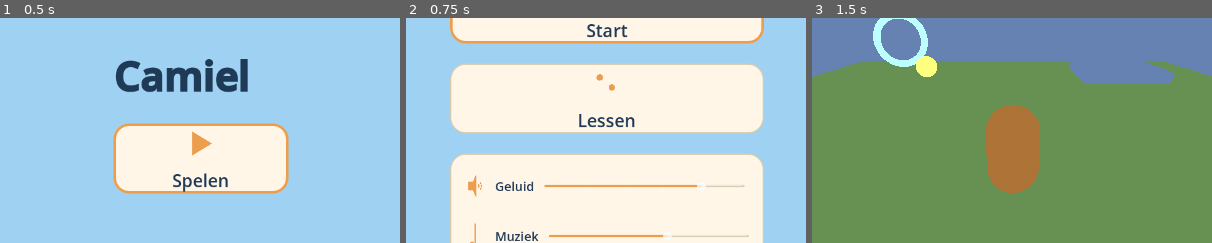
Above: before the commit, frames 1-3 (left to right).
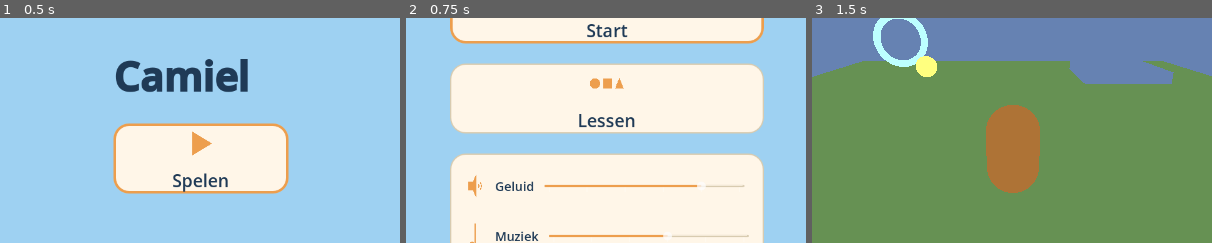
Above: after the commit, the same moments.

Repository: Euraika-Labs/Project-Camiel
Game: Godot game, scene res://scenes/title_screen.tscn
Two runs of this game, one before a commit and one after it. Both use one fixed random seed, a clock stepped at 60 frames per second and the inputs below.
Inputs (mouse positions are % of the whole screen's width and height, from its top left):
- Up to frame 1 (0.5 s): no input
- Up to frame 2 (0.75 s): click (50, 58) at 0.5 s
- Up to frame 3 (1.5 s): click (50, 25) at 1.25 s
The pictures show only the part of the screen within x 25-75%, y 27-77%; the shares and areas given below are measured in that part.

Frame 1 is identical in both runs. In frame 2, 0.3% of the frame differs, in the area x 46-55%, y 24-33%; in frame 3, nothing differs.

Commit message:
feat(03-03): three lesson icons, and the lesson surface asserted by iterating the table
- scripts/ui/vector_icon.gd: lesson_colors (two equal circles side by side),
  lesson_shapes (circle, square, triangle in a row) and lesson_sequence
  (three circles of increasing radius on a rising diagonal). Every coordinate
  stays a fraction of the target size, so each kind reads the same at the
  32px slider-row size and the 64px button size, and all three draw in the
  component's one icon colour -- the kinds differ by form and count, never by
  hue
- scripts/tools/probe_menu_button.gd: the three names added to the icon-kind
  list it iterates, so the existing non-empty-shapes and
  coordinates-inside-the-rectangle cases now cover them. Nothing else in the
  file changed
- scripts/lesson_select.gd and scenes/main_menu.tscn: the two temporary icon
  values switched to the kinds that now exist
- scripts/tools/probe_lesson_select.gd: the table is the screen. Every
  assertion iterates the lesson table and names no lesson, because a probe
  that hardcoded the first lesson would reproduce, as a passing test, the
  blind spot that left four lessons unreachable. Each entry's path is proved
  to resolve, load and instantiate as a 3D node; the focus cycle is resolved
  all the way around in both directions; each button is proved to request
  exactly one transition carrying its own path on a fresh screen; and the
  Start control is re-proved to still reach the intro level

Co-Authored-By: Claude Opus 5 (1M context) <noreply@anthropic.com>

Diff:
--- a/scenes/main_menu.tscn
+++ b/scenes/main_menu.tscn
@@ -61,7 +61,7 @@
 theme = ExtResource("1_wu84c")
 script = ExtResource("4_oa1go")
 label_text = "Lessen"
-icon_kind = "walk"
+icon_kind = "lesson_shapes"
 
 [node name="AudioPanel" type="PanelContainer" parent="CenterContainer/MarginContainer/Content" unique_id=2087255942]
 layout_mode = 2
--- a/scripts/lesson_select.gd
+++ b/scripts/lesson_select.gd
@@ -25,7 +25,7 @@
 ## probe iterates this table and loads every path, so the table can never
 ## advertise a lesson that is not there.
 const LESSONS: Array[Dictionary] = [
-	{"id": "lesson_1", "path": "res://scenes/lesson_1.tscn", "label": "Les 1", "icon": "walk"},
+	{"id": "lesson_1", "path": "res://scenes/lesson_1.tscn", "label": "Les 1", "icon": "lesson_colors"},
 ]
 
 const MENU_BUTTON_PATH := "res://scenes/ui/menu_button.tscn"
--- /dev/null
+++ b/scripts/tools/probe_lesson_select.gd
@@ -0,0 +1,400 @@
+# probe_lesson_select.gd
+# Headless proof of LESSON-06: a Dutch control on the main menu opens the
+# lesson-select screen, that screen's buttons are built from one table, the
+# keyboard walks around them in the order the screen declares, and every lesson
+# the table advertises really loads as a playable 3D scene.
+#
+# Every assertion below iterates the screen's own table. It never names a
+# lesson. That is deliberate and load-bearing: the archived main menu linked
+# only the first lesson and left four unreachable, so a probe that hardcoded
+# the first lesson would reproduce that exact blind spot in the form of a
+# passing test. Adding a row to the table is what makes a lesson verified here,
+# and a row whose scene does not exist fails this probe loudly.
+# Run by scripts/tools/run_headless_check.sh.
+extends SceneTree
+
+# ── Constants ────────────────────────────────────────────────────
+
+const LESSON_SELECT_SCRIPT_PATH := "res://scripts/lesson_select.gd"
+const LESSON_SELECT_PATH := "res://scenes/lesson_select.tscn"
+const MAIN_MENU_PATH := "res://scenes/main_menu.tscn"
+const INTRO_LEVEL_PATH := "res://scenes/intro_level.tscn"
+
+# ── Internal state ───────────────────────────────────────────────
+
+var _failed := false
+var _cases_run := 0
+var _transition_count := 0
+var _transition_target := ""
+
+
+# ── Lifecycle ────────────────────────────────────────────────────
+
+func _initialize() -> void:
+	await _case_main_menu_opens_lesson_select()
+	if _failed:
+		return
+	await _case_lesson_table_drives_buttons()
+	if _failed:
+		return
+	await _case_lesson_button_transitions()
+	if _failed:
+		return
+
+	if _cases_run == 0:
+		_fail("non_vacuity", "no case ran; the probe would verify nothing")
+		return
+
+	print("Lesson select probe passed.")
+	quit(0)
+
+
+func _fail(case_name: String, detail: String) -> void:
+	_failed = true
+	push_error("%s: %s" % [case_name, detail])
+	quit(1)
+
+
+# ── Helpers ──────────────────────────────────────────────────────
+
+func _on_transition_requested_counted(target_path: String) -> void:
+	_transition_count += 1
+	_transition_target = target_path
+
+
+# Mirrors probe_screen_flow.gd's synthesised accept-action helper.
+func _press_focused() -> void:
+	var press := InputEventAction.new()
+	press.action = "ui_accept"
+	press.pressed = true
+	Input.parse_input_event(press)
+	var release := InputEventAction.new()
+	release.action = "ui_accept"
+	release.pressed = false
+	Input.parse_input_event(release)
+
+
+# Each guarded handler really does request a scene change, so after the first
+# activation the engine loads the target scene into the tree and its own ready
+# callback grabs focus on its own control. Without draining, a second
+# activation would land on a different screen and the guard test would be
+# measuring the wrong thing. Mirrors probe_screen_flow.gd.
+func _drain_scene_change() -> void:
+	await process_frame
+	await process_frame
+	if current_scene != null:
+		var stale: Node = current_scene
+		root.remove_child(stale)
+		stale.free()
+		set_current_scene(null)
+
+
+## Adds a screen to the root, settles it, and returns it. Fails the case and
+## returns null when the scene will not load.
+func _open_screen(case_name: String, scene_path: String) -> Control:
+	var packed: PackedScene = load(scene_path)
+	if packed == null:
+		_fail(case_name, "could not load %s" % scene_path)
+		return null
+	var screen: Control = packed.instantiate()
+	root.add_child(screen)
+	await process_frame
+	await process_frame
+	return screen
+
+
+## Reads the lesson table off the screen's own script, through the instance the
+## case is already holding. The screen, its transitions and this probe all read
+## this one array, which is what keeps them from drifting apart (D-33).
+func _read_table(case_name: String, screen: Node) -> Array:
+	var script := screen.get_script() as GDScript
+	if script == null:
+		_fail(case_name, "the lesson-select instance carries no script")
+		return []
+	var constants := script.get_script_constant_map()
+	if not constants.has("LESSONS"):
+		_fail(case_name, "the lesson-select script declares no LESSONS table")
+		return []
+	var table: Array = constants["LESSONS"]
+	if table.is_empty():
+		_fail(case_name, "the LESSONS table is empty; the screen would offer nothing")
+		return []
+	return table
+
+
+## Resolves one declared focus neighbour and returns the node it points at, or
+## null when the property was never set. Reading the neighbour as a NodePath and
+## resolving it is the same assertion shape the shipped win-screen probe uses.
+func _resolve_neighbor(control: Control, path: NodePath) -> Node:
+	if path.is_empty():
+		return null
+	return control.get_node_or_null(path)
+
+
+# ── Cases ────────────────────────────────────────────────────────
+
+## The main menu's new control opens the lesson screen exactly once, and the
+## Start control still does exactly what it always did -- the regression guard
+## for what this plan changed on a screen that already shipped.
+func _case_main_menu_opens_lesson_select() -> void:
+	var case_name := "main_menu_opens_lesson_select"
+	var menu: Control = await _open_screen(case_name, MAIN_MENU_PATH)
+	if _failed:
+		return
+
+	var lessons_button: Button = menu.get_node_or_null("%LessonsButton")
+	if lessons_button == null:
+		_fail(case_name, "the main menu has no %LessonsButton")
+		return
+	if lessons_button.label_text != "Lessen":
+		_fail(case_name, "%%LessonsButton's label reads %s, expected Lessen" % lessons_button.label_text)
+		return
+
+	var connections := lessons_button.get_signal_connection_list("pressed")
+	if connections.size() != 1:
+		_fail(case_name, "%%LessonsButton.pressed has %d connections, expected 1 (the menu's own handler)" % connections.size())
+		return
+
+	var start_button: Button = menu.get_node_or_null("%StartButton")
+	var sfx_slider: Control = menu.get_node_or_null("%SfxSlider")
+	if start_button == null or sfx_slider == null:
+		_fail(case_name, "the main menu is missing %StartButton or %SfxSlider")
+		return
+	if _resolve_neighbor(lessons_button, lessons_button.focus_neighbor_top) != start_button:
+		_fail(case_name, "%LessonsButton's upward focus neighbour does not resolve to %StartButton")
+		return
+	if _resolve_neighbor(lessons_button, lessons_button.focus_neighbor_bottom) != sfx_slider:
+		_fail(case_name, "%LessonsButton's downward focus neighbour does not resolve to %SfxSlider -- a keyboard user would leave the chain at the new control")
+		return
+
+	_transition_count = 0
+	_transition_target = ""
+	menu.transition_requested.connect(_on_transition_requested_counted)
+
+	lessons_button.grab_focus()
+	_press_focused()
+	await process_frame
+	await process_frame
+
+	if _transition_count != 1:
+		_fail(case_name, "transition_requested fired %d times, expected 1" % _transition_count)
+		return
+	if _transition_target != LESSON_SELECT_PATH:
+		_fail(case_name, "transition_requested carried %s, expected %s" % [_transition_target, LESSON_SELECT_PATH])
+		return
+
+	await _drain_scene_change()
+
+	lessons_button.grab_focus()
+	_press_focused()
+	await process_frame
+	await process_frame
+
+	if _transition_count != 1:
+		_fail(case_name, "the one-shot guard did not block a second activation; count is %d" % _transition_count)
+		return
+
+	menu.transition_requested.disconnect(_on_transition_requested_counted)
+	menu.queue_free()
+	await process_frame
+
+	# A fresh menu, because the first one's guard has already fired: the Start
+	# control must still request exactly one transition to the intro level.
+	var fresh_menu: Control = await _open_screen(case_name, MAIN_MENU_PATH)
+	if _failed:
+		return
+	var fresh_start: Button = fresh_menu.get_node_or_null("%StartButton")
+	if fresh_start == null:
+		_fail(case_name, "the fresh main menu has no %StartButton")
+		return
+
+	_transition_count = 0
+	_transition_target = ""
+	fresh_menu.transition_requested.connect(_on_transition_requested_counted)
+
+	fresh_start.grab_focus()
+	_press_focused()
+	await process_frame
+	await process_frame
+
+	if _transition_count != 1:
+		_fail(case_name, "the Start control fired transition_requested %d times, expected 1" % _transition_count)
+		return
+	if _transition_target != INTRO_LEVEL_PATH:
+		_fail(case_name, "the Start control now carries %s, expected %s -- inserting the new control must not change what Start does" % [_transition_target, INTRO_LEVEL_PATH])
+		return
+
+	fresh_menu.transition_requested.disconnect(_on_transition_requested_counted)
+	await _drain_scene_change()
+	fresh_menu.queue_free()
+	await process_frame
+
+	_cases_run += 1
+	print("PASS %s" % case_name)
+
+
+## The table is the screen: one button per entry, each button's label and icon
+## from its entry, each entry's scene proved loadable and 3D, and the focus
+## cycle running all the way around in both directions.
+func _case_lesson_table_drives_buttons() -> void:
+	var case_name := "lesson_table_drives_buttons"
+	var screen: Control = await _open_screen(case_name, LESSON_SELECT_PATH)
+	if _failed:
+		return
+
+	var table := _read_table(case_name, screen)
+	if _failed:
+		return
+
+	var grid: GridContainer = screen.get_node_or_null("%LessonGrid")
+	if grid == null:
+		_fail(case_name, "the lesson screen has no %LessonGrid")
+		return
+	if grid.get_child_count() != table.size():
+		_fail(case_name, "%%LessonGrid holds %d buttons for a table of %d entries" % [grid.get_child_count(), table.size()])
+		return
+
+	var buttons: Array[Button] = []
+	for i in table.size():
+		var entry: Dictionary = table[i]
+		var entry_id := String(entry.get("id", ""))
+		var child: Button = grid.get_node_or_null(NodePath(entry_id)) as Button
+		if child == null:
+			_fail(case_name, "no button named %s was built for table entry %d" % [entry_id, i])
+			return
+		if child.label_text != String(entry.get("label", "")):
+			_fail(case_name, "%s's label reads %s, expected %s" % [entry_id, child.label_text, entry.get("label")])
+			return
+		if child.icon_kind != String(entry.get("icon", "")):
+			_fail(case_name, "%s's icon kind is %s, expected %s" % [entry_id, child.icon_kind, entry.get("icon")])
+			return
+		var connections := child.get_signal_connection_list("pressed")
+		if connections.size() != 1:
+			_fail(case_name, "%s.pressed has %d connections, expected 1 (the screen's own handler)" % [entry_id, connections.size()])
+			return
+
+		# The reachability assertion. A table row is a promise that a child can
+		# play that lesson; this is where the promise is checked against the
+		# filesystem rather than trusted.
+		var entry_path := String(entry.get("path", ""))
+		if not ResourceLoader.exists(entry_path):
+			_fail(case_name, "%s's scene path %s does not exist" % [entry_id, entry_path])
+			return
+		var packed: PackedScene = load(entry_path)
+		if packed == null:
+			_fail(case_name, "%s's scene %s did not load as a PackedScene" % [entry_id, entry_path])
+			return
+		var instance := packed.instantiate()
+		if instance == null:
+			_fail(case_name, "%s's scene %s failed to instantiate" % [entry_id, entry_path])
+			return
+		if not instance is Node3D:
+			_fail(case_name, "%s's scene %s does not instantiate as a 3D node" % [entry_id, entry_path])
+			instance.free()
+			return
+		instance.free()
+
+		buttons.append(child)
+
+	# The declared focus cycle, all the way around and back, wrapping at both
+	# ends (D-32). Read as a NodePath and resolved, the same way the shipped
+	# win-screen probe asserts its own focus order.
+	for i in buttons.size():
+		var button := buttons[i]
+		var expected_next := buttons[(i + 1) % buttons.size()]
+		var expected_previous := buttons[(i - 1 + buttons.size()) % buttons.size()]
+		if _resolve_neighbor(button, button.focus_neighbor_right) != expected_next:
+			_fail(case_name, "%s's rightward focus neighbour does not resolve to %s" % [button.name, expected_next.name])
+			return
+		if _resolve_neighbor(button, button.focus_neighbor_bottom) != expected_next:
+			_fail(case_name, "%s's downward focus neighbour does not resolve to %s" % [button.name, expected_next.name])
+			return
+		if _resolve_neighbor(button, button.focus_neighbor_left) != expected_previous:
+			_fail(case_name, "%s's leftward focus neighbour does not resolve to %s" % [button.name, expected_previous.name])
+			return
+		if _resolve_neighbor(button, button.focus_neighbor_top) != expected_previous:
+			_fail(case_name, "%s's upward focus neighbour does not resolve to %s" % [button.name, expected_previous.name])
+			return
+
+	if not buttons[0].has_focus():
+		_fail(case_name, "the first lesson button does not hold focus after the screen is ready")
+		return
+
+	var back_button: Button = screen.get_node_or_null("%BackButton")
+	if back_button == null:
+		_fail(case_name, "the lesson screen has no %BackButton")
+		return
+	if back_button.label_text != "Naar menu":
+		_fail(case_name, "%%BackButton's label reads %s, expected Naar menu" % back_button.label_text)
+		return
+
+	screen.queue_free()
+	await process_frame
+
+	_cases_run += 1
+	print("PASS %s" % case_name)
+
+
+## Every button, on its own fresh screen, requests exactly one transition
+## carrying its own entry's path -- and a second activation requests none. A
+## fresh instance per entry because the one-shot guard is supposed to block
+## everything after the first transition, which would otherwise mask a button
+## wired to the wrong path.
+func _case_lesson_button_transitions() -> void:
+	var case_name := "lesson_button_transitions"
+	var table_source: GDScript = load(LESSON_SELECT_SCRIPT_PATH)
+	if table_source == null:
+		_fail(case_name, "could not load %s" % LESSON_SELECT_SCRIPT_PATH)
+		return
+	var table: Array = table_source.get_script_constant_map().get("LESSONS", [])
+	if table.is_empty():
+		_fail(case_name, "the LESSONS table is empty; the screen would offer nothing")
+		return
+
+	for entry: Dictionary in table:
+		var entry_id := String(entry.get("id", ""))
+		var entry_path := String(entry.get("path", ""))
+
+		var screen: Control = await _open_screen(case_name, LESSON_SELECT_PATH)
+		if _failed:
+			return
+		var grid: GridContainer = screen.get_node_or_null("%LessonGrid")
+		if grid == null:
+			_fail(case_name, "the lesson screen has no %LessonGrid")
+			return
+		var button: Button = grid.get_node_or_null(NodePath(entry_id)) as Button
+		if button == null:
+			_fail(case_name, "no button named %s exists on a fresh screen" % entry_id)
+			return
+
+		_transition_count = 0
+		_transition_target = ""
+		screen.transition_requested.connect(_on_transition_requested_counted)
+
+		button.grab_focus()
+		_press_focused()
+		await process_frame
+		await process_frame
+
+		if _transition_count != 1:
+			_fail(case_name, "%s fired transition_requested %d times, expected 1" % [entry_id, _transition_count])
+			return
+		if _transition_target != entry_path:
+			_fail(case_name, "%s carried %s, expected its own entry's path %s" % [entry_id, _transition_target, entry_path])
+			return
+
+		button.grab_focus()
+		_press_focused()
+		await process_frame
+		await process_frame
+
+		if _transition_count != 1:
+			_fail(case_name, "%s's one-shot guard did not block a second activation; count is %d" % [entry_id, _transition_count])
+			return
+
+		screen.transition_requested.disconnect(_on_transition_requested_counted)
+		screen.queue_free()
+		await _drain_scene_change()
+
+	_cases_run += 1
+	print("PASS %s" % case_name)
--- a/scripts/tools/probe_menu_button.gd
+++ b/scripts/tools/probe_menu_button.gd
@@ -237,7 +237,17 @@
 	print("PASS defaults")
 
 
-const ALL_ICON_KINDS := ["play", "walk", "replay", "home", "speaker", "music_note"]
+const ALL_ICON_KINDS := [
+	"play",
+	"walk",
+	"replay",
+	"home",
+	"speaker",
+	"music_note",
+	"lesson_colors",
+	"lesson_shapes",
+	"lesson_sequence",
+]
 
 
 func _case_all_icon_kinds() -> void:
--- a/scripts/ui/vector_icon.gd
+++ b/scripts/ui/vector_icon.gd
@@ -34,7 +34,8 @@
 ## and the target size: every coordinate is expressed as a fraction of
 ## target_size, so the same shape reads identically at a 32px slider-row icon
 ## and a 64px button icon. Valid kinds: "play", "walk", "replay", "home",
-## "speaker", "music_note". An unrecognised kind warns and returns no shapes.
+## "speaker", "music_note", "lesson_colors", "lesson_shapes",
+## "lesson_sequence". An unrecognised kind warns and returns no shapes.
 func get_icon_shapes(kind: String, target_size: Vector2) -> Array[Dictionary]:
 	match kind:
 		"play":
@@ -49,6 +50,12 @@
 			return _speaker_shapes(target_size)
 		"music_note":
 			return _music_note_shapes(target_size)
+		"lesson_colors":
+			return _lesson_colors_shapes(target_size)
+		"lesson_shapes":
+			return _lesson_shapes_shapes(target_size)
+		"lesson_sequence":
+			return _lesson_sequence_shapes(target_size)
 		_:
 			push_warning("[VectorIcon] Unknown icon kind: ", kind)
 			return []
@@ -177,3 +184,48 @@
 		{"type": "circle", "center": notehead_center, "radius": notehead_radius},
 		{"type": "rect", "rect": stem_rect},
 	]
+
+
+func _lesson_colors_shapes(target_size: Vector2) -> Array[Dictionary]:
+	# Two equal circles side by side with a clear gap: two colours to tell
+	# apart. Horizontal and equal-sized on purpose, so it cannot be mistaken
+	# for the walking icon's diagonally offset, much smaller pair. Both draw in
+	# the component's one icon colour -- the kinds are distinguished by form and
+	# count, never by hue.
+	var w := target_size.x
+	var h := target_size.y
+	var radius: float = minf(w, h) * 0.16
+	return [
+		{"type": "circle", "center": Vector2(w * 0.30, h * 0.5), "radius": radius},
+		{"type": "circle", "center": Vector2(w * 0.70, h * 0.5), "radius": radius},
+	]
+
+
+func _lesson_shapes_shapes(target_size: Vector2) -> Array[Dictionary]:
+	# A circle, a square and a triangle in a row: shapes to put in order.
+	var w := target_size.x
+	var h := target_size.y
+	var circle_radius: float = minf(w, h) * 0.13
+	var triangle := PackedVector2Array([
+		Vector2(w * 0.70, h * 0.63),
+		Vector2(w * 0.92, h * 0.63),
+		Vector2(w * 0.81, h * 0.35),
+	])
+	return [
+		{"type": "circle", "center": Vector2(w * 0.20, h * 0.5), "radius": circle_radius},
+		{"type": "rect", "rect": Rect2(Vector2(w * 0.40, h * 0.37), Vector2(w * 0.22, h * 0.26))},
+		{"type": "polygon", "points": triangle},
+	]
+
+
+func _lesson_sequence_shapes(target_size: Vector2) -> Array[Dictionary]:
+	# Three circles of increasing radius along a rising diagonal: a first, a
+	# second and a third.
+	var w := target_size.x
+	var h := target_size.y
+	var unit: float = minf(w, h)
+	return [
+		{"type": "circle", "center": Vector2(w * 0.22, h * 0.76), "radius": unit * 0.08},
+		{"type": "circle", "center": Vector2(w * 0.50, h * 0.52), "radius": unit * 0.12},
+		{"type": "circle", "center": Vector2(w * 0.78, h * 0.26), "radius": unit * 0.16},
+	]
Not shown, added: scripts/tools/probe_lesson_select.gd.uid
